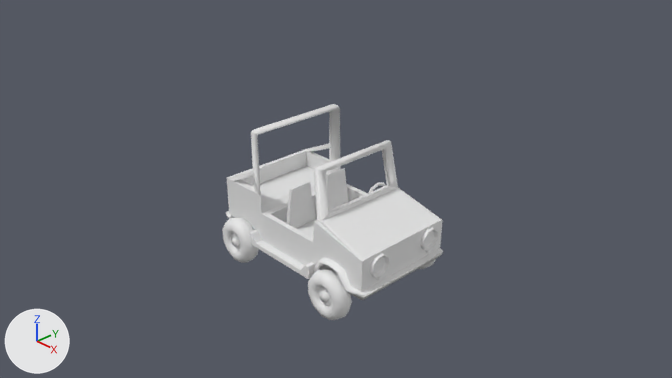
The Blender file materials/models/jeep/jeep.blend, before and after one commit.
The view is the same before and after, from the file's camera 'Camera'. Lighting does not change. The marker at lower left points along +X, +Y and +Z.

The first picture shows 'Jeep Body', 'Left Chair', 'Left Lamp', 'Right Chair', 'Steering Wheel', 'Wheel Back Right', 'Wheel Front Left', 'Wheel Front Right'.
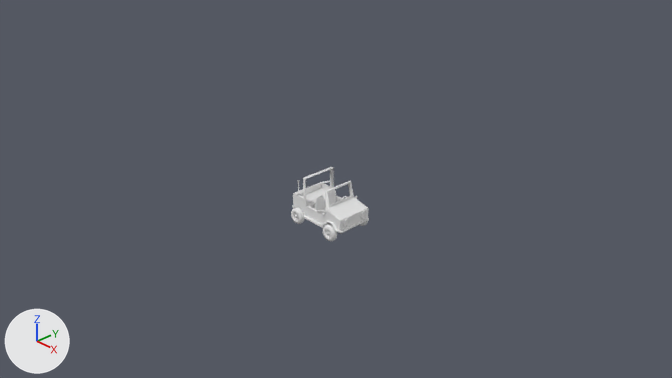
Boxes [x1, y1, x2, y2] around the edits, measured in the pictures (672 x 378 px):
'Jeep Body', reshaped, moved, rescaled (64% narrower, 65% shorter): before [226, 104, 443, 300]; after [292, 167, 369, 234]
'Wheel Front Right', moved, rescaled (67% narrower, 65% shorter): before [308, 269, 352, 320]; after [323, 224, 337, 241]
'Wheel Back Right', moved, rescaled: before [222, 218, 258, 263]; after [291, 208, 305, 224]
'Right Chair', moved, rescaled (65% narrower, 64% shorter): before [286, 182, 316, 237]; after [315, 195, 325, 214]
'Left Chair', moved, rescaled: before [326, 168, 348, 211]; after [329, 190, 337, 205]
'Left Lamp', moved, rescaled (63% narrower, 67% shorter): before [420, 227, 438, 250]; after [361, 211, 367, 218]
'Steering Wheel', moved, rescaled (not visible afterwards): before [369, 182, 386, 193]
'Wheel Front Left', moved, rescaled: before [419, 259, 436, 269]; after [361, 221, 368, 226]
part 1 of me_cube_001, built on: before [241, 151, 362, 292]; after [298, 180, 357, 231]

Diff of the bpy script that builds the scene:
```diff
--- a/materials/models/jeep/jeep.blend.py
+++ b/materials/models/jeep/jeep.blend.py
@@ me_cube_001 @@
 # used by ob_jeep_body; location = (-0.4, 0.0, 0.0); scale = (1.0, 0.8, 0.228)
-me_cube_001.from_pydata(...)  # 244 vertices, 206 faces; spans x -2.25..1.98, y -1.16..1.16, z -2.38..6.6
+me_cube_001.from_pydata(...)  # 459 vertices, 379 faces; spans x -2.25..1.98, y -1.34..1.34, z -2.38..6.6
+# me_cube_001 part 1
+# 4 vertices are removed from x -0.88..-0.28, y -0.88..0.88, z 1.23
+# 11 faces are deleted
+# 135 vertices are added at x -0.88..1.5, y -1.34..1.34, z -1.88..4.89
+# 24 new vertices lie (0.0, 0.51, 0.0) away from vertices in x -0.68..1.48, y -0.97..0.55, z -1.88..-1.67
+# 10 new vertices lie (0.0, 0.0, 0.27) away from vertices in x -0.68..-0.51, y -0.46..0.55, z -1.88..-1.67
+# 6 new vertices lie (0.0, 0.25, 0.0) away from vertices in x -0.68..1.48, y -0.46, z -1.82..-1.4
+# 7 new vertices lie (0.0, 0.0, 0.15) away from vertices in x 1.4..1.48, y -0.46..0.55, z -1.88..-1.67
+# 7 new vertices lie (0.0, -0.25, 0.0) away from vertices in x -0.68..1.48, y 0.55, z -1.82..-1.4
+# 5 new vertices lie (-0.04, 0.0, -0.15) away from vertices in x -0.51, y -0.21..0.3, z -1.67..-1.4
+# 5 new vertices lie (0.04, 0.0, -0.15) away from vertices in x -0.68, y -0.21..0.3, z -1.67..-1.4
+# 5 new vertices lie (-0.05, 0.0, -0.06) away from vertices in x -0.55, y -0.21..0.3, z -1.82..-1.55
+# 15 new vertices lie (0.0, 2.03, 0.0) away from vertices in x -0.69..1.5, y -0.97, z -1.67..-1.04
+# 69 new faces join them
+# 115 new faces join them, smooth
@@ ob_wheel_front_right @@
 ob_wheel_front_right = bpy.data.objects.new('Wheel Front Right', me_torus_006)
-ob_wheel_front_right.location = (1.0, -0.9, -0.3)
+ob_wheel_front_right.location = (0.4, -0.33, 0.14)
 ob_wheel_front_right.rotation_euler = (4.712, 0.0, 0.0)  # degrees (270, 0, 0)
-ob_wheel_front_right.scale = (1.28, 1.28, 1.44)
+ob_wheel_front_right.scale = (0.448, 0.448, 0.505)
@@ ob_steering_wheel @@
 ob_steering_wheel = bpy.data.objects.new('Steering Wheel', me_torus_002)
-ob_steering_wheel.location = (0.52, 0.51, 0.46)
+ob_steering_wheel.location = (0.23, 0.12, 0.41)
 ob_steering_wheel.rotation_euler = (0.0, 1.571, 0.0)  # degrees (0, 90, 0)
-ob_steering_wheel.scale = (0.362, 0.362, 0.362)
+ob_steering_wheel.scale = (0.127, 0.127, 0.127)
@@ ob_left_chair @@
 ob_left_chair = bpy.data.objects.new('Left Chair', me_cube_002)
-ob_left_chair.location = (0.0, 0.35, 0.19)
-ob_left_chair.scale = (0.261, 0.261, 0.261)
+ob_left_chair.location = (0.05, 0.11, 0.31)
+ob_left_chair.scale = (0.0914, 0.0914, 0.0914)
@@ ob_left_lamp @@
 ob_left_lamp = bpy.data.objects.new('Left Lamp', me_torus)
-ob_left_lamp.location = (1.48, 0.5, 0.17)
+ob_left_lamp.location = (0.57, 0.16, 0.31)
 ob_left_lamp.rotation_euler = (0.0, 1.571, 0.0)  # degrees (0, 90, 0)
-ob_left_lamp.scale = (0.289, 0.289, 1.14)
+ob_left_lamp.scale = (0.101, 0.101, 0.4)
@@ ob_jeep_body @@
 ob_jeep_body = bpy.data.objects.new('Jeep Body', me_cube_001)
-ob_jeep_body.location = (-0.4, 0.0, 0.0)
-ob_jeep_body.scale = (1.0, 0.8, 0.228)
+ob_jeep_body.location = (-0.09, -0.01, 0.25)
+ob_jeep_body.scale = (0.35, 0.28, 0.0798)
@@ ob_right_chair @@
 ob_right_chair = bpy.data.objects.new('Right Chair', me_cube_003)
-ob_right_chair.location = (0.0, -0.35, 0.19)
-ob_right_chair.scale = (0.261, 0.261, 0.261)
+ob_right_chair.location = (0.05, -0.14, 0.31)
+ob_right_chair.scale = (0.0914, 0.0914, 0.0914)
@@ ob_wheel_front_left @@
 ob_wheel_front_left = bpy.data.objects.new('Wheel Front Left', me_torus_007)
-ob_wheel_front_left.location = (1.0, 0.9, -0.4)
+ob_wheel_front_left.location = (0.4, 0.3, 0.11)
 ob_wheel_front_left.rotation_euler = (1.571, 0.0, 0.0)  # degrees (90, 0, 0)
-ob_wheel_front_left.scale = (1.28, 1.28, 1.44)
+ob_wheel_front_left.scale = (0.448, 0.448, 0.505)
@@ ob_wheel_back_right @@
 ob_wheel_back_right = bpy.data.objects.new('Wheel Back Right', me_torus_012)
-ob_wheel_back_right.location = (-1.0, -0.9, -0.3)
+ob_wheel_back_right.location = (-0.3, -0.33, 0.14)
 ob_wheel_back_right.rotation_euler = (4.712, 0.0, 0.0)  # degrees (270, 0, 0)
-ob_wheel_back_right.scale = (1.28, 1.28, 1.44)
+ob_wheel_back_right.scale = (0.448, 0.448, 0.505)
```
